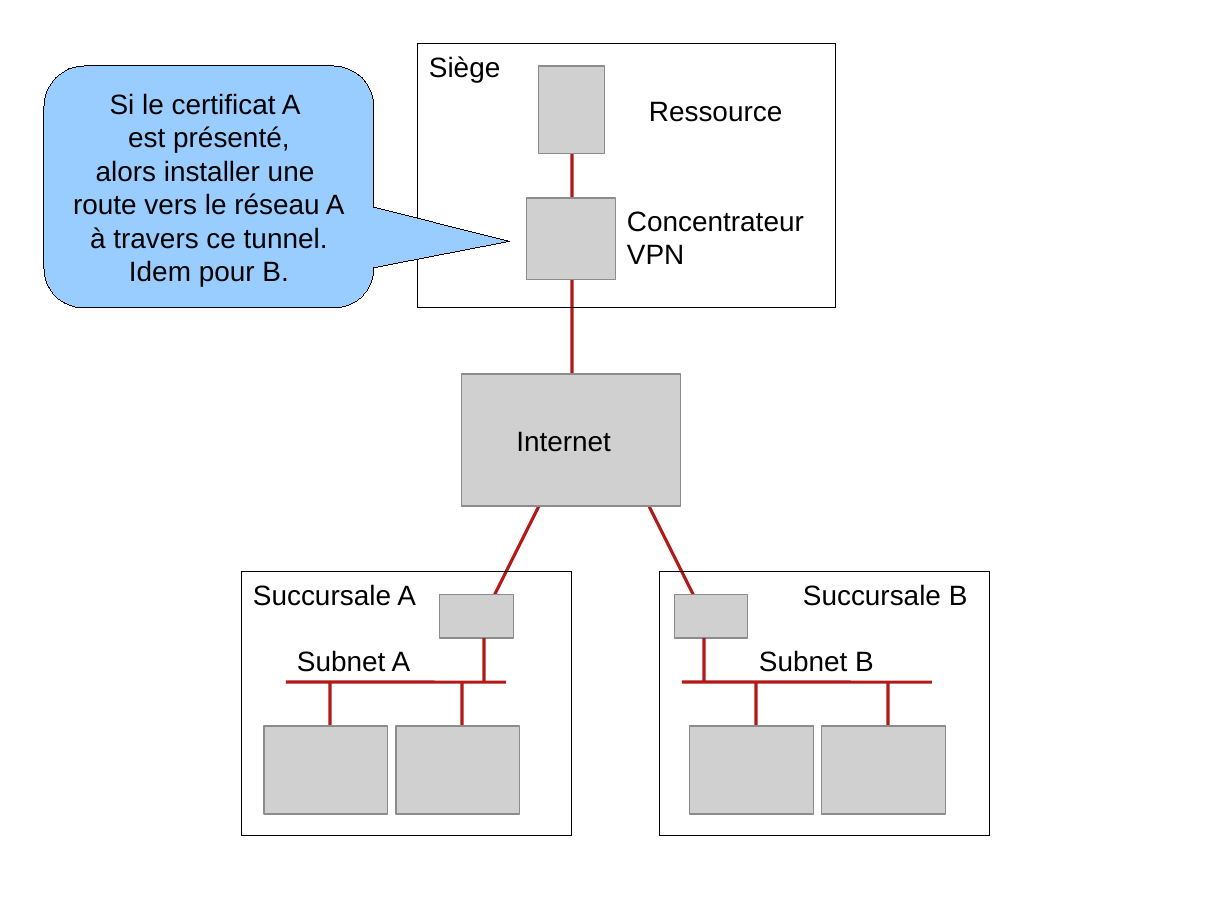
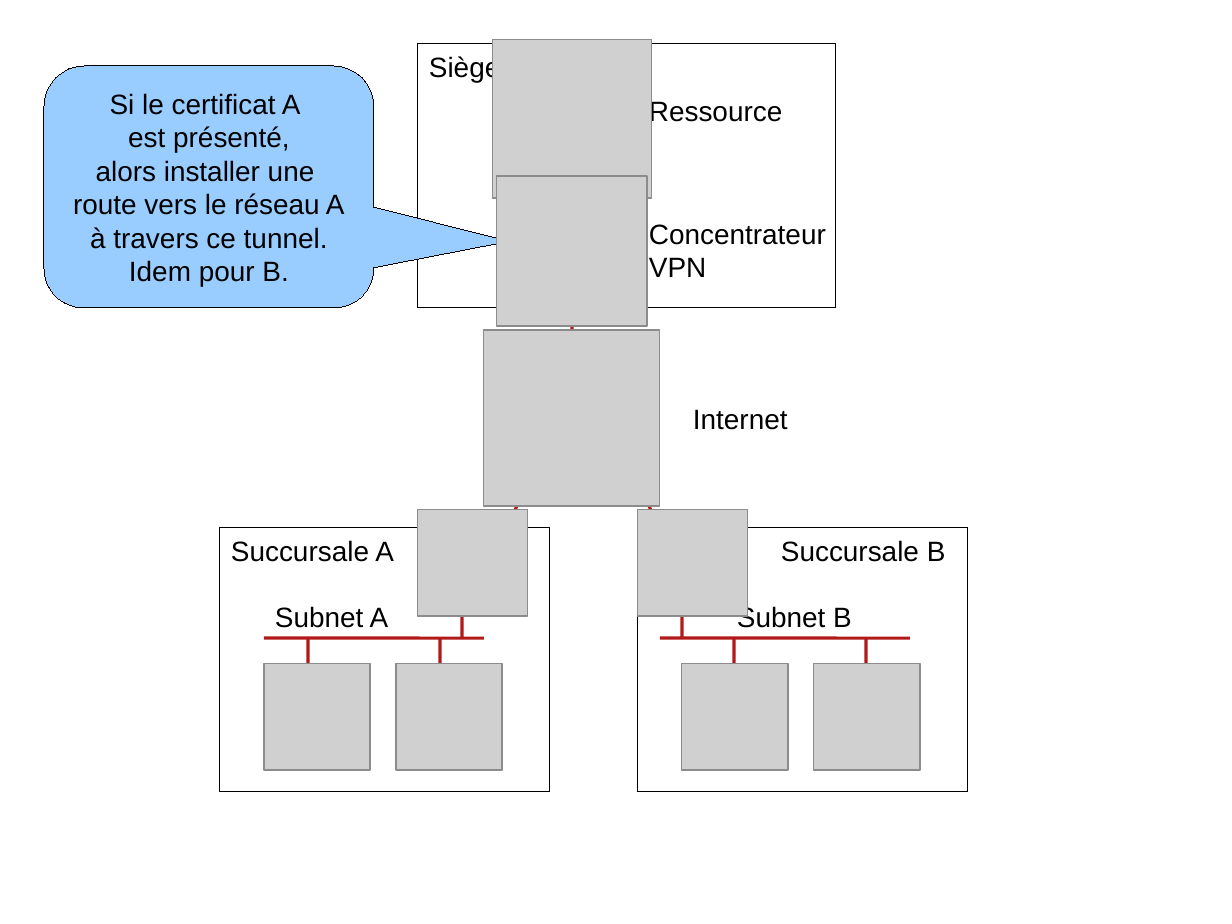
Before and after one commit to ocochard/TP-VPN, a slide deck: slide 10 of schemas.TP.odp. Drawn at 1232x924 pixels with LibreOffice and Linux fonts; fonts in the diff are those of the drawing; grey boxes stand for pictures. Boxes give left, top, right and bottom in pixels: in the first picture for what was removed or moved away, otherwise in the second. Text is boxed around its words. In the diff, an @@ line names an element or a change of style, - is before the commit and + after.

```diff
--- a/schemas.TP.odp
+++ b/schemas.TP.odp
@@ picture: place and size @@
-picture at (539, 66, 605, 154)
+picture at (493, 39, 652, 198)
@@ picture: place and size @@
-picture at (527, 198, 616, 279)
+picture at (497, 176, 647, 325)
@@ text "Concentrateur VPN": place and size @@
-text "Concentrateur VPN" at (627, 211, 804, 264)
+text "Concentrateur VPN" at (649, 224, 826, 277)
@@ picture: place and size @@
-picture at (462, 375, 681, 506)
+picture at (484, 330, 660, 505)
@@ text "Internet": place and size @@
-text "Internet" at (516, 431, 611, 452)
+text "Internet" at (693, 409, 788, 430)
@@ line moved from (484, 616) - (550, 484) to (484, 572) - (550, 440) @@
@@ 2 texts, 2 rectangles, 1 line: place and size @@
-2 texts, 2 rectangles, 1 line at (243, 572, 991, 836)
+2 texts, 2 rectangles, 1 line at (220, 528, 968, 792)
@@ picture: place and size @@
-picture at (440, 595, 514, 638)
+picture at (418, 510, 528, 616)
@@ picture: place and size @@
-picture at (675, 595, 749, 638)
+picture at (638, 510, 748, 616)
@@ 8 lines, 2 texts: place and size @@
-8 lines, 2 texts at (286, 484, 932, 748)
+8 lines, 2 texts at (264, 440, 910, 704)
@@ picture: place and size @@
-picture at (264, 727, 388, 815)
+picture at (264, 664, 370, 770)
@@ picture: place and size @@
-picture at (396, 727, 520, 815)
+picture at (396, 664, 502, 770)
@@ picture: place and size @@
-picture at (690, 727, 814, 815)
+picture at (682, 664, 788, 770)
@@ picture: place and size @@
-picture at (823, 727, 947, 815)
+picture at (814, 664, 920, 770)
```
Also in this commit, not shown: 7 other slides changed, 1 slide removed, 30 other files.
